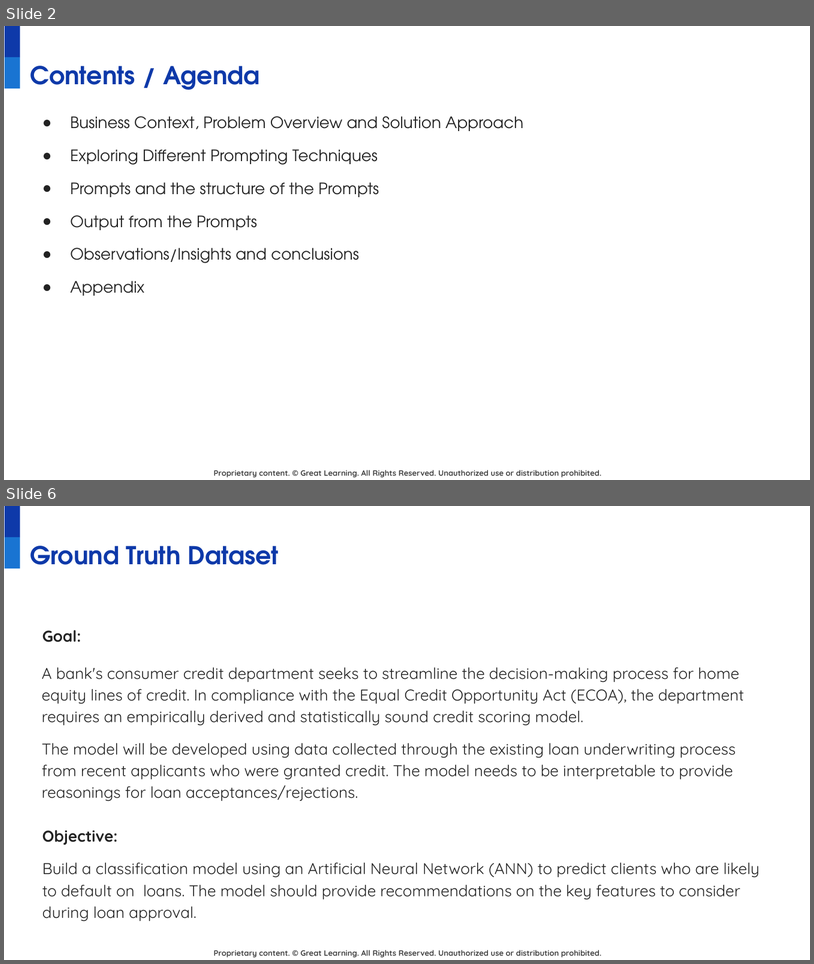
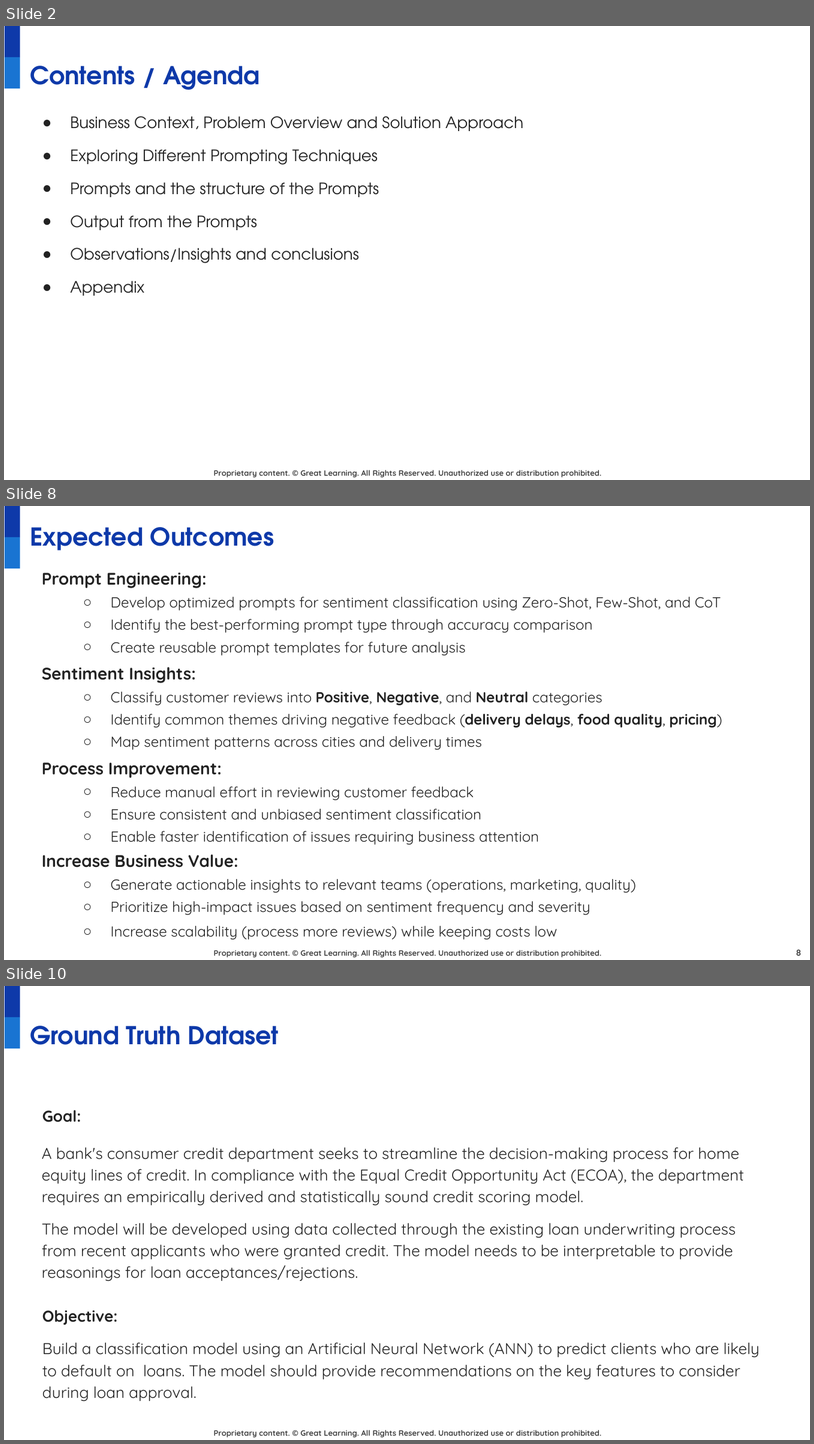
Before and after one commit to juanbucz/GreatLearning-TermProjects, a slide deck: GenAI-Powered Food Delivery Sentiment Analysis/Project Presentation - Business Applications of GenAI - John Buczkowski.pptx. Shown one above the other, each under a label of ours: slides 2 and 6 before the commit, slides 2, 8 and 10 after it; the slides between them are not shown. The pictures are 814x964 and 814x1444 pixels, drawn with LibreOffice and Linux fonts; fonts in the diff are those of the drawing; background and template pictures are left out. Boxes give left, top, right and bottom in pixels: in the first picture for what was removed or moved away, otherwise in the second. Text is boxed around its words. In the diff, an @@ line names an element or a change of style, - is before the commit and + after.

Commit message:
GenAI - Food Delivery Sentiment Analysis - Incremental checkin. Added Jupyter workbook.

```diff
--- a/GenAI-Powered Food Delivery Sentiment Analysis/Project Presentation - Business Applications of GenAI - John Buczkowski.pptx
+++ b/GenAI-Powered Food Delivery Sentiment Analysis/Project Presentation - Business Applications of GenAI - John Buczkowski.pptx
@@ slide 8 added at (x1=4, y1=506, x2=810, y2=960), background #FFFFFF; not listed: 3 template elements that a slide beside it also shows @@
@@ title added at (x1=30, y1=527, x2=275, y2=550), 22 pt, text #0E39A9, bold @@
+Expected Outcomes
@@ text added at (x1=42, y1=573, x2=722, y2=939), 13 pt, text #222222 @@
+Prompt Engineering:
+  ○ Develop optimized prompts for sentiment classification using Zero-Shot, Few-Shot, and CoT
+  ○ Identify the best-performing prompt type through accuracy comparison
+  ○ Create reusable prompt templates for future analysis
+Sentiment Insights:
+  ○ Classify customer reviews into Positive, Negative, and Neutral categories
+  ○ Identify common themes driving negative feedback (delivery delays, food quality, pricing)
+  ○ Map sentiment patterns across cities and delivery times
+Process Improvement:
+  ○ Reduce manual effort in reviewing customer feedback
+  ○ Ensure consistent and unbiased sentiment classification
+  ○ Enable faster identification of issues requiring business attention
+Increase Business Value:
+  ○ Generate actionable insights to relevant teams (operations, marketing, quality)
+  ○ Prioritize high-impact issues based on sentiment frequency and severity
+  ○ Increase scalability (process more reviews) while keeping costs low
@@ page number added at (x1=797, y1=949, x2=802, y2=955), 8 pt, text #434343, bold @@
+8
@@ what was slide 6 is now slide 10 @@
```
Also in this commit, not shown: 1 slide changed, 6 other slides added, 2 slides removed, 1 other file.
